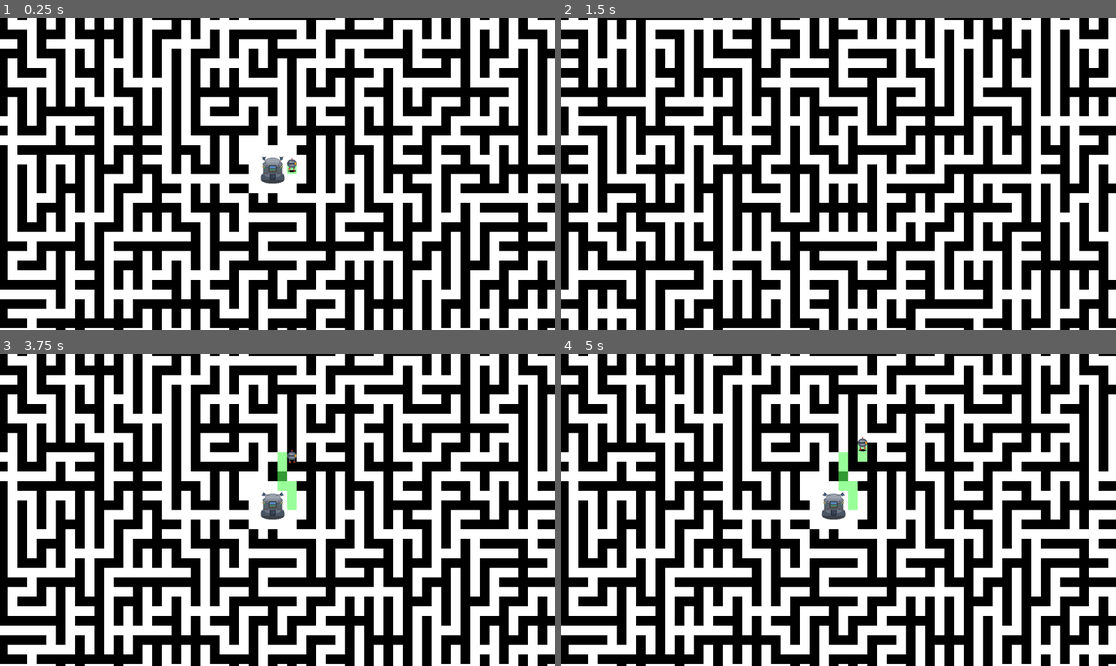
Above: before the commit, frames 1-4 (two rows, left to right).
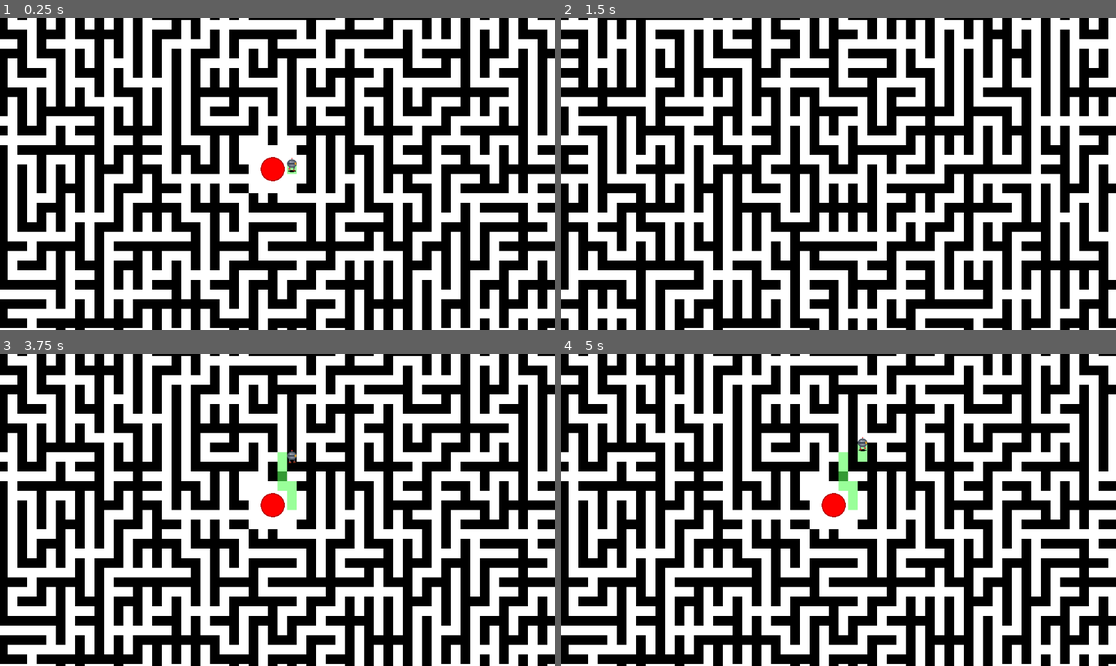
Above: after the commit, the same moments.

Repository: Onheiron/robottini-in-un-labirinto-pazzeschissimo
Game: Godot game, scene res://main.tscn
Two runs of this game, one before a commit and one after it. Both use one fixed random seed, a clock stepped at 60 frames per second and the inputs below.
Inputs (mouse positions are in pixels of both pictures, inside the frame that each line leads up to):
- Up to frame 1 (0.25 s): no input
- Up to frame 2 (1.5 s): move the mouse to (960, 158) at 0.52 s; hold Right (ui_right) 0.53-1.25 s; click (960, 158) at 0.67 s; tap Enter at 1.25 s; drag from (727, 189) to (810, 236) at 1.27 s
- Up to frame 3 (3.75 s): tap Space at 2, 3.5 s; move the mouse to (333, 441) at 2.02 s; hold Right (ui_right) 2.03-2.75 s; tap Enter at 2.75 s; drag from (249, 572) to (111, 463) at 2.77 s; move the mouse to (444, 556) at 3.52 s; hold Left (ui_left) from 3.53 s (still down)
- Up to frame 4 (5 s): release Left (ui_left) at 4.25 s; drag from (672, 463) to (755, 432) at 4.27 s

The runs differ from the first frame. In frame 1, 0.3% of the frame differs, in the area x 46-52%, y 44-54%; in frame 2, nothing differs; in frame 3, 0.3%; in frame 4, 0.3%.

Commit message:
robottino

Diff:
--- /dev/null
+++ b/scripts/faction.gd
@@ -0,0 +1,30 @@
+class_name Faction
+extends RefCounted
+
+var id: String
+var color: Color
+var base_position: Vector2i
+var is_player: bool = false
+
+func _init(_id: String, _color: Color):
+	id = _id
+	color = _color
+
+static func get_all_factions() -> Array[Faction]:
+	var factions: Array[Faction] = []
+
+	# 12 possible factions with RGB colors
+	factions.append(Faction.new("fa0", Color(1.0, 0.667, 0.0)))   # #ffaa00
+	factions.append(Faction.new("f0a", Color(1.0, 0.0, 0.667)))   # #ff00aa
+	factions.append(Faction.new("af0", Color(0.667, 1.0, 0.0)))   # #aaff00
+	factions.append(Faction.new("0fa", Color(0.0, 1.0, 0.667)))   # #00ffaa
+	factions.append(Faction.new("a0f", Color(0.667, 0.0, 1.0)))   # #aa00ff
+	factions.append(Faction.new("0af", Color(0.0, 0.667, 1.0)))   # #00aaff
+	factions.append(Faction.new("f00", Color(1.0, 0.0, 0.0)))     # #ff0000
+	factions.append(Faction.new("0f0", Color(0.0, 1.0, 0.0)))     # #00ff00
+	factions.append(Faction.new("00f", Color(0.0, 0.0, 1.0)))     # #0000ff
+	factions.append(Faction.new("f0f", Color(1.0, 0.0, 1.0)))     # #ff00ff
+	factions.append(Faction.new("0ff", Color(0.0, 1.0, 1.0)))     # #00ffff
+	factions.append(Faction.new("ff0", Color(1.0, 1.0, 0.0)))     # #ffff00
+
+	return factions
--- /dev/null
+++ b/scripts/faction_manager.gd
@@ -0,0 +1,92 @@
+class_name FactionManager
+extends RefCounted
+
+var active_factions: Array[Faction] = []
+var player_faction: Faction
+var game_seed: int
+
+func _init(_seed: int = 0):
+	if _seed == 0:
+		game_seed = Time.get_ticks_msec()
+	else:
+		game_seed = _seed
+
+	_select_factions()
+
+func _select_factions() -> void:
+	var rng = RandomNumberGenerator.new()
+	rng.seed = game_seed
+
+	# Get all available factions
+	var all_factions = Faction.get_all_factions()
+
+	# Shuffle and select 5 factions
+	all_factions.shuffle()
+	for i in range(5):
+		active_factions.append(all_factions[i])
+
+	# First faction is the player's faction
+	player_faction = active_factions[0]
+	player_faction.is_player = true
+
+func assign_base_positions(maze_width: int, maze_height: int, occupied_cells: Dictionary) -> void:
+	var rng = RandomNumberGenerator.new()
+	rng.seed = game_seed
+
+	# Area ridotta: 8 celle (invece di 64x64)
+	var clear_radius = 4
+
+	for faction in active_factions:
+		var position = _find_valid_base_position(maze_width, maze_height, occupied_cells, rng, clear_radius)
+		faction.base_position = position
+
+		# Mark area as occupied
+		for x in range(-clear_radius, clear_radius):
+			for y in range(-clear_radius, clear_radius):
+				var cell = Vector2i(position.x + x, position.y + y)
+				occupied_cells[cell] = true
+
+func _find_valid_base_position(maze_width: int, maze_height: int, occupied_cells: Dictionary, rng: RandomNumberGenerator, clear_radius: int) -> Vector2i:
+	var max_attempts = 100
+	var attempt = 0
+
+	while attempt < max_attempts:
+		# Generate random position with margin from edges
+		var x = rng.randi_range(clear_radius, maze_width - clear_radius)
+		var y = rng.randi_range(clear_radius, maze_height - clear_radius)
+		var pos = Vector2i(x, y)
+
+		# Check if area around this position is free (sample check, not every cell)
+		var is_valid = true
+		# Check only corners and center to speed up
+		var check_points = [
+			Vector2i(0, 0),
+			Vector2i(-clear_radius, -clear_radius),
+			Vector2i(clear_radius, -clear_radius),
+			Vector2i(-clear_radius, clear_radius),
+			Vector2i(clear_radius, clear_radius)
+		]
+
+		for offset in check_points:
+			var check_cell = pos + offset
+			if occupied_cells.has(check_cell):
+				is_valid = false
+				break
+
+		if is_valid:
+			return pos
+
+		attempt += 1
+
+	# Fallback: return a position even if not ideal
+	return Vector2i(rng.randi_range(clear_radius, maze_width - clear_radius), rng.randi_range(clear_radius, maze_height - clear_radius))
+
+func get_player_faction() -> Faction:
+	return player_faction
+
+func get_other_factions() -> Array[Faction]:
+	var others: Array[Faction] = []
+	for faction in active_factions:
+		if not faction.is_player:
+			others.append(faction)
+	return others
--- a/scripts/maze_generator.gd
+++ b/scripts/maze_generator.gd
@@ -30,6 +30,9 @@
 
 # Robot esploratore
 var robot: Robot
+
+# Faction manager
+var faction_manager: FactionManager
 
 # Coordinate iniziali
 var start_meta_x: int
@@ -66,6 +69,14 @@
 
 	world_state = WorldState.new()
 
+	# Inizializza faction manager
+	faction_manager = FactionManager.new(seed_value)
+	print("=== FAZIONI SELEZIONATE ===")
+	print("Fazione giocatore: ", faction_manager.get_player_faction().id, " (", faction_manager.get_player_faction().color, ")")
+	for faction in faction_manager.get_other_factions():
+		print("Fazione nemica: ", faction.id, " (", faction.color, ")")
+	print("==========================")
+
 	generate_meta_meta_maze()
 	select_random_starting_meta_cell()
 	generate_meta_maze()
@@ -77,8 +88,11 @@
 	start_cell_x = current_cell_x
 	start_cell_y = current_cell_y
 
-	# Crea area di spawn con cerchio rosso
+	# Crea area di spawn con cerchio rosso (player faction base)
 	setup_spawn_area()
+
+	# Posiziona le basi di tutte le fazioni
+	setup_faction_bases()
 
 	# Crea il robot esploratore
 	setup_robot()
@@ -273,9 +287,65 @@
 	var clear_area_size = Vector2(4, 4)  # In unità di griglia
 	world_state.clear_area(start_meta_x, start_meta_y, start_cell_x, start_cell_y, maze_center, clear_area_size)
 
-	# Piazza il cerchio rosso al centro (48x48 pixel)
+	# Piazza il cerchio rosso al centro (48x48 pixel) - ora è la base della fazione del giocatore
 	var circle_position = Vector2(maze_center.x * cell_size, maze_center.y * cell_size)
-	world_state.place_object(start_meta_x, start_meta_y, start_cell_x, start_cell_y, circle_position, "spawn_circle", {"radius": 24, "color": Color.RED})
+	var player_faction = faction_manager.get_player_faction()
+	world_state.place_object(start_meta_x, start_meta_y, start_cell_x, start_cell_y, circle_position, "faction_base", {
+		"radius": 24,
+		"color": player_faction.color,
+		"faction_id": player_faction.id
+	})
+
+	# Salva la posizione della base del giocatore
+	player_faction.base_position = Vector2i(
+		start_meta_x * meta_maze_size + start_cell_x,
+		start_meta_y * meta_maze_size + start_cell_y
+	)
+
+	# Registra nella minimappa
+	minimap.record_faction_base(start_meta_x, start_meta_y, start_cell_x, start_cell_y, player_faction.color, true)
+
+func setup_faction_bases():
+	## Posiziona le basi delle altre fazioni nel labirinto
+	var occupied_cells = {}
+
+	# La posizione del giocatore è già occupata (area ridotta)
+	var player_pos = faction_manager.get_player_faction().base_position
+	var clear_radius = 4
+	for x in range(-clear_radius, clear_radius):
+		for y in range(-clear_radius, clear_radius):
+			occupied_cells[Vector2i(player_pos.x + x, player_pos.y + y)] = true
+
+	# Calcola dimensioni totali del labirinto (meta_maze_size x meta_maze_size celle, ognuna di meta_maze_size x meta_maze_size)
+	var total_maze_size = meta_maze_size * meta_maze_size
+
+	# Assegna posizioni alle altre fazioni
+	faction_manager.assign_base_positions(total_maze_size, total_maze_size, occupied_cells)
+
+	# Crea le basi delle altre fazioni
+	for faction in faction_manager.get_other_factions():
+		var global_pos = faction.base_position
+
+		# Converti posizione globale in coordinate gerarchiche
+		var meta_x = global_pos.x / meta_maze_size
+		var meta_y = global_pos.y / meta_maze_size
+		var cell_x = global_pos.x % meta_maze_size
+		var cell_y = global_pos.y % meta_maze_size
+
+		# Calcola posizione nel labirinto locale (centro della cella)
+		var maze_center = Vector2((maze_width * 2 + 1) / 2.0, (maze_height * 2 + 1) / 2.0)
+		var base_position = Vector2(maze_center.x * cell_size, maze_center.y * cell_size)
+
+		# Crea area sgombra e piazza la base
+		world_state.clear_area(meta_x, meta_y, cell_x, cell_y, maze_center, Vector2(4, 4))
+		world_state.place_object(meta_x, meta_y, cell_x, cell_y, base_position, "faction_base", {
+			"radius": 24,
+			"color": faction.color,
+			"faction_id": faction.id
+		})
+
+		# Registra nella minimappa
+		minimap.record_faction_base(meta_x, meta_y, cell_x, cell_y, faction.color, false)
 
 func setup_robot():
 	## Crea il robot esploratore vicino alla base
@@ -418,8 +488,27 @@
 	# Disegna gli oggetti piazzati in questa cella
 	var objects = world_state.get_objects_in_cell(current_meta_cell_x, current_meta_cell_y, current_cell_x, current_cell_y)
 	for obj in objects:
-		if obj["type"] == "spawn_circle":
-			# Disegna la base robotica animata
+		if obj["type"] == "faction_base":
+			# Disegna la base della fazione
+			var faction_id = obj.get("faction_id", "")
+			var is_player = faction_manager.get_player_faction().id == faction_id
+
+			if is_player:
+				# Base del giocatore: usa l'animazione robotica
+				if robot_base_frames.size() > 0:
+					var current_texture = robot_base_frames[robot_base_current_frame]
+					var texture_size = Vector2(64, 80)
+					var pos = obj["position"] - texture_size / 2
+					draw_texture_rect(current_texture, Rect2(pos, texture_size), false)
+			else:
+				# Basi nemiche: disegna cerchio colorato
+				var radius = obj.get("radius", 24)
+				var color = obj.get("color", Color.RED)
+				draw_circle(obj["position"], radius, color)
+				# Bordo più scuro
+				draw_arc(obj["position"], radius, 0, TAU, 32, color.darkened(0.3), 2.0)
+		elif obj["type"] == "spawn_circle":
+			# Retrocompatibilità (non dovrebbe più essere usato)
 			if robot_base_frames.size() > 0:
 				var current_texture = robot_base_frames[robot_base_current_frame]
 				var texture_size = Vector2(64, 80)
--- a/scripts/minimap.gd
+++ b/scripts/minimap.gd
@@ -4,6 +4,7 @@
 ## Gestisce la visualizzazione della minimappa
 
 var visited_cells: Dictionary = {}
+var faction_bases: Dictionary = {}  # Memorizza le posizioni delle basi delle fazioni
 var cell_size: int = 6
 var padding: int = 20
 var wall_thickness: int = 3
@@ -15,6 +16,11 @@
 
 	if not visited_cells.has(cell_key):
 		visited_cells[cell_key] = openings.duplicate()
+
+func record_faction_base(meta_x: int, meta_y: int, cell_x: int, cell_y: int, color: Color, is_player: bool):
+	## Registra la posizione di una base di fazione
+	var cell_key = Vector3i(meta_x, meta_y, cell_x * 10 + cell_y)
+	faction_bases[cell_key] = {"color": color, "is_player": is_player}
 
 func draw_minimap(canvas: Node2D, maze_width_pixels: int, current_meta_x: int, current_meta_y: int, current_x: int, current_y: int):
 	## Disegna la minimappa completa
@@ -44,6 +50,18 @@
 					else:
 						canvas.draw_rect(Rect2(pos_x, pos_y, cell_size, cell_size), Color.DARK_GRAY)
 
+					# Disegna indicatore base fazione se presente
+					if faction_bases.has(cell_key):
+						var base_info = faction_bases[cell_key]
+						var center = Vector2(pos_x + cell_size / 2.0, pos_y + cell_size / 2.0)
+						if base_info["is_player"]:
+							# Base del giocatore: quadrato verde
+							var rect_size = cell_size * 0.6
+							canvas.draw_rect(Rect2(center.x - rect_size/2, center.y - rect_size/2, rect_size, rect_size), Color.GREEN)
+						else:
+							# Basi nemiche: cerchio con colore della fazione
+							canvas.draw_circle(center, cell_size * 0.3, base_info["color"])
+
 					# Evidenzia la cella corrente
 					if meta_x == current_meta_x and meta_y == current_meta_y and cell_x == current_x and cell_y == current_y:
 						canvas.draw_rect(Rect2(pos_x, pos_y, cell_size, cell_size), Color.YELLOW, false, 2)
Not shown, added: scripts/faction.gd.uid
Not shown, added: scripts/faction_manager.gd.uid
